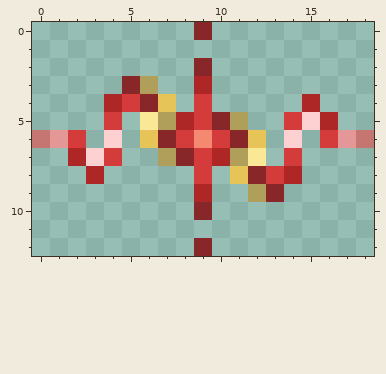
Pixel-art sprite: Content/Items/LoreItems/LoreBloodwalker.png. The picture above is the old version.
The file is 38x26 pixels, drawn in blocks of 2x2; one block is one cell here.
New version:
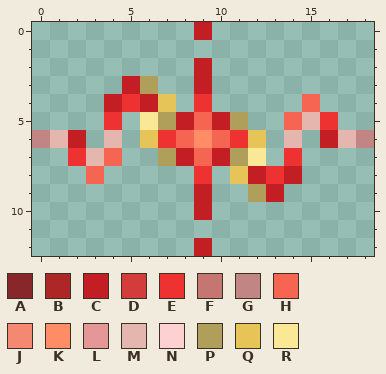
Palette (. is transparent): A #88272a  B #ae2727  C #c31e24  D #d43b3b  E #ee3232  F #c67672  G #c18683  H #f56552  J #f38971  K #fd8c67  L #e39797  M #e4b6ad  N #fdd1d1  P #b09f5a  Q #e6c457  R #fae897
Edits made:
Changed rows in their new state; - is an unchanged pixel.
first column x 0:
 0 ---------C---------
 2 ---------C---------
 3 -----C---C---------
 4 ----CEC--E-----H---
 5 ----E---CHC---HME--
 6 GMC-M--EHKHE--M-CMG
 7 --EMH---CHC---E----
 8 ---H-----E--CEC----
 9 ---------C---C-----
10 ---------C---------
12 ---------C---------
Pixel boxes of the changes (left, top, right, bottom) in both pictures:
changed: (32, 22, 374, 256)
